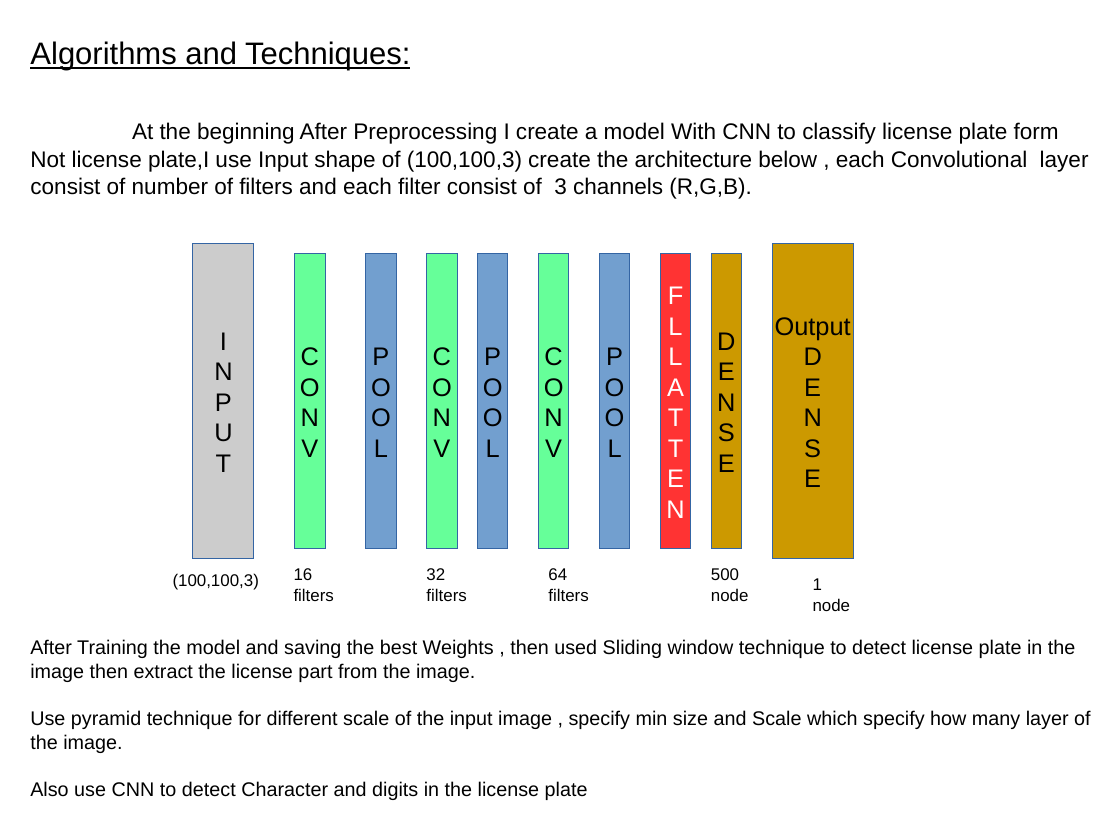
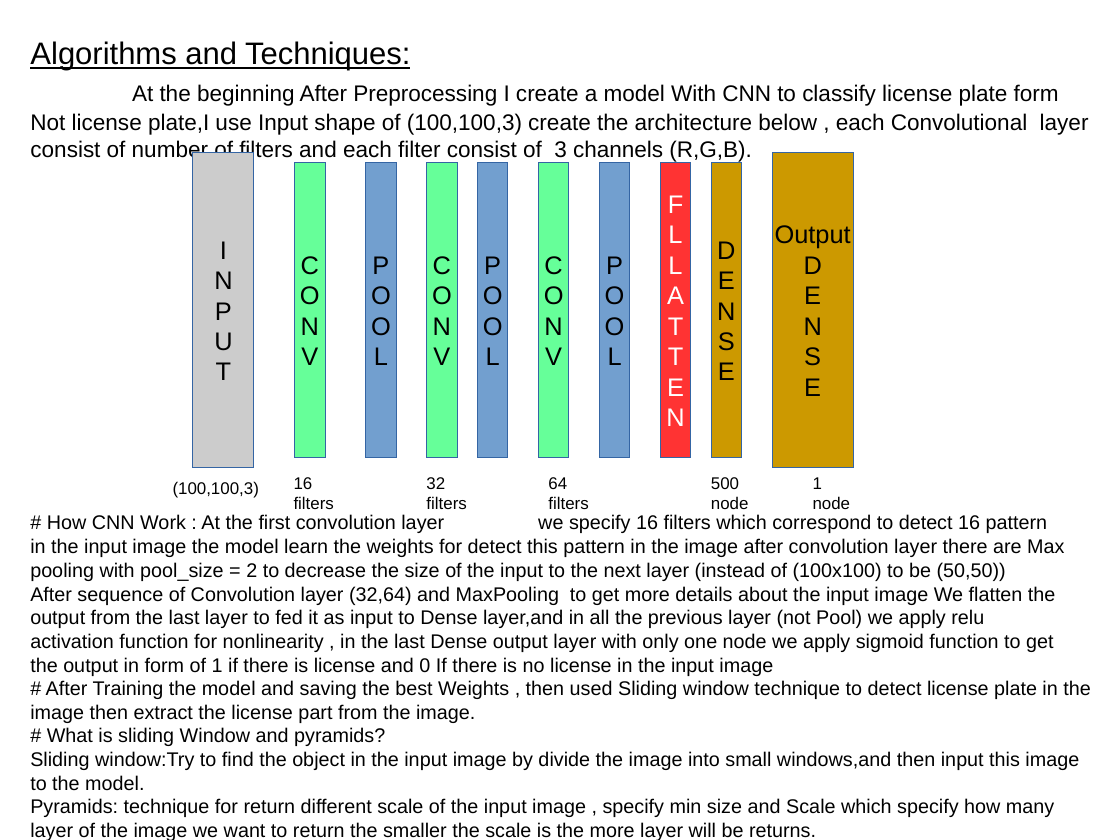
Before and after one commit to Gelboo/finalProject-LicencePlate-, a slide deck: slide 5 of project report.odp (slide 3 before the commit). Drawn at 1120x840 pixels with LibreOffice and Linux fonts; fonts in the diff are those of the drawing. Boxes give left, top, right and bottom in pixels: in the first picture for what was removed or moved away, otherwise in the second. Text is boxed around its words. In the diff, an @@ line names an element or a change of style, - is before the commit and + after.

Commit message:
After Review

```diff
--- a/project report.odp
+++ b/project report.odp
@@ title "Algorithms and Techniques: At the ..." rewrapped from box(30, 41, 1089, 199) to box(30, 41, 1089, 162) @@
@@ 10 rectangles, 5 texts: place and size @@
-10 rectangles, 5 texts at box(173, 244, 854, 601)
+10 rectangles, 5 texts at box(173, 152, 854, 509)
@@ text "1": place and size @@
-text "1" at box(813, 578, 851, 611)
+text "1" at box(813, 477, 851, 509)
@@ text added at box(30, 514, 1064, 676), 14 pt, text #000000 @@
+# How CNN Work : At the first convolution layer we specify 16 filters which correspond to detect 16 pattern in the input image the model learn the weights for detect this pattern in the image after convolution layer there are Max pooling with pool_size = 2 to decrease the size of the input to the next layer (instead of (100x100) to be (50,50))
+After sequence of Convolution layer (32,64) and MaxPooling to get more details about the input image We flatten the output from the last layer to fed it as input to Dense layer,and in all the previous layer (not Pool) we apply relu activation function for nonlinearity , in the last Dense output layer with only one node we apply sigmoid function to get the output in form of 1 if there is license and 0 If there is no license in the input image
@@ text at box(30, 680, 1090, 840): text changed @@
-After Training the model and saving the best Weights , then used Sliding window technique to detect license plate in the image then extract the license part from the image.
-Use pyramid technique for different scale of the input image , specify min size and Scale which specify how many layer of the image.
-Also use CNN to detect Character and digits in the license plate
+# After Training the model and saving the best Weights , then used Sliding window technique to detect license plate in the image then extract the license part from the image.
+# What is sliding Window and pyramids?
+Sliding window:Try to find the object in the input image by divide the image into small windows,and then input this image to the model.
+Pyramids: technique for return different scale of the input image , specify min size and Scale which specify how many layer of the image we want to return the smaller the scale is the more layer will be returns.
```
Also in this commit, not shown: 2 other slides changed, 10 slides added, 4 slides removed, 10 other files.
